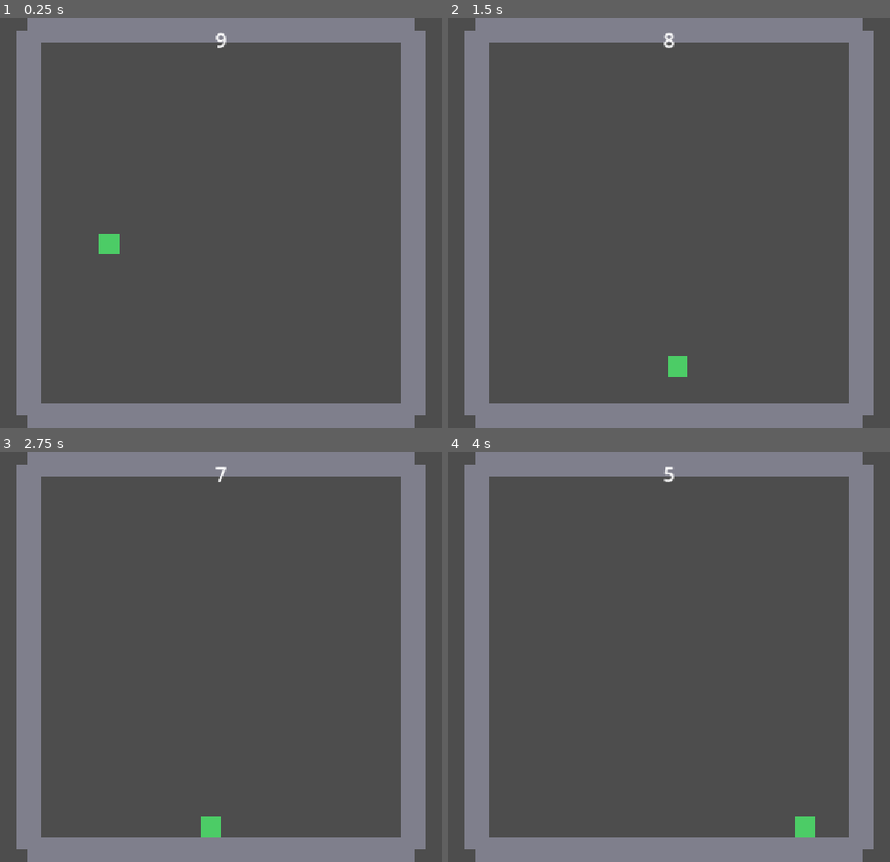
Above: before the commit, frames 1-4 (two rows, left to right).
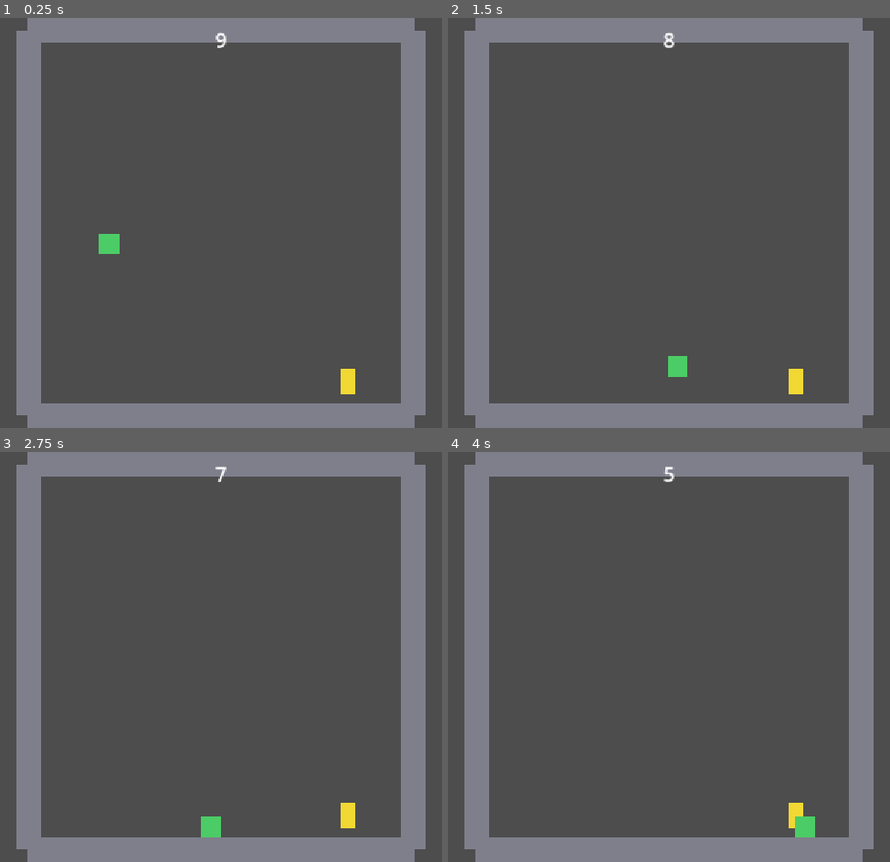
Above: after the commit, the same moments.

Repository: swan-eternal/clockwork
Game: Godot game, scene res://scenes/main.tscn
Same seed, same stepped clock (60 frames per second), same inputs: the game is played once before the commit and once after it.
Inputs:
- Up to frame 1 (0.25 s): no input
- Up to frame 2 (1.5 s): tap Enter (ui_accept) at 0.5, 0.77 s; hold Right (ui_right) from 0.53 s (still down)
- Up to frame 3 (2.75 s): tap Enter (ui_accept) at 1.52 s; release Right (ui_right) at 2.03 s; hold Left (ui_left) from 2.03 s (still down)
- Up to frame 4 (4 s): release Left (ui_left) at 2.78 s; hold Right (ui_right) from 2.78 s (still down); tap Enter (ui_accept) at 3.02, 3.77 s

The runs differ from the first frame. In frame 1, 0.2% of the frame differs, in the area x 77-81%, y 85-92%; in frame 2, 0.2%; in frame 3, 0.2%; in frame 4, 0.2%.

Commit message:
Refactor: rename Walls wrapper to RotatingLevelComponents + wire Flag in
The rotating container now holds everything that should rotate by
default — walls, Flag, future TileMapLayer, spikes, platforms,
decorations. The pattern: anything that's 'part of the level' is a
child of RotatingLevelComponents; anything that stays put (Player,
ClockUI, future Camera2D) is a sibling.

Renames:
  - scripts/walls.gd -> scripts/rotating_level_components.gd
  - 'Walls' node -> 'RotatingLevelComponents' node in main.tscn
  - 4 wall child parent paths updated
  - ext_resource id '3_walls' -> '3_rlc'
  - Header doc updated to describe the new role

Additions:
  - Flag is now an instance under RotatingLevelComponents at local
    (200, 250), so it rotates with the world (not static in world
    space). World position is (776, 574) at rest — within the play
    area, reachable by the player.
  - flag.tscn ext_resource added (id '4_flag')

README updated to document the rotating-by-default pattern and the
'if a future need arises, StationaryLevelComponents subgroup'
forward plan. No behavior change beyond the rename + Flag wiring.

Diff:
--- a/scenes/main.tscn
+++ b/scenes/main.tscn
@@ -1,8 +1,9 @@
-[gd_scene load_steps=4 format=3]
+[gd_scene load_steps=5 format=3]
 
 [ext_resource type="PackedScene" path="res://scenes/player.tscn" id="1_player"]
 [ext_resource type="PackedScene" path="res://scenes/clock_ui.tscn" id="2_clock"]
-[ext_resource type="Script" path="res://scripts/walls.gd" id="3_walls"]
+[ext_resource type="Script" path="res://scripts/rotating_level_components.gd" id="3_rlc"]
+[ext_resource type="PackedScene" path="res://scenes/flag.tscn" id="4_flag"]
 
 [sub_resource type="RectangleShape2D" id="RectangleShape2D_wall_h"]
 size = Vector2(608, 40)
@@ -12,49 +13,52 @@
 
 [node name="Main" type="Node2D"]
 
-[node name="Walls" type="Node2D" parent="."]
+[node name="RotatingLevelComponents" type="Node2D" parent="."]
 position = Vector2(576, 324)
-script = ExtResource("3_walls")
+script = ExtResource("3_rlc")
 
-[node name="Top" type="StaticBody2D" parent="Walls"]
+[node name="Top" type="StaticBody2D" parent="RotatingLevelComponents"]
 position = Vector2(0, -304)
 
-[node name="CollisionShape2D" type="CollisionShape2D" parent="Walls/Top"]
+[node name="CollisionShape2D" type="CollisionShape2D" parent="RotatingLevelComponents/Top"]
 shape = SubResource("RectangleShape2D_wall_h")
 
-[node name="Visual" type="Polygon2D" parent="Walls/Top"]
+[node name="Visual" type="Polygon2D" parent="RotatingLevelComponents/Top"]
 color = Color(0.5, 0.5, 0.55, 1)
 polygon = PackedVector2Array(-304, -20, 304, -20, 304, 20, -304, 20)
 
-[node name="Bottom" type="StaticBody2D" parent="Walls"]
+[node name="Bottom" type="StaticBody2D" parent="RotatingLevelComponents"]
 position = Vector2(0, 304)
 
-[node name="CollisionShape2D" type="CollisionShape2D" parent="Walls/Bottom"]
+[node name="CollisionShape2D" type="CollisionShape2D" parent="RotatingLevelComponents/Bottom"]
 shape = SubResource("RectangleShape2D_wall_h")
 
-[node name="Visual" type="Polygon2D" parent="Walls/Bottom"]
+[node name="Visual" type="Polygon2D" parent="RotatingLevelComponents/Bottom"]
 color = Color(0.5, 0.5, 0.55, 1)
 polygon = PackedVector2Array(-304, -20, 304, -20, 304, 20, -304, 20)
 
-[node name="Left" type="StaticBody2D" parent="Walls"]
+[node name="Left" type="StaticBody2D" parent="RotatingLevelComponents"]
 position = Vector2(-304, 0)
 
-[node name="CollisionShape2D" type="CollisionShape2D" parent="Walls/Left"]
+[node name="CollisionShape2D" type="CollisionShape2D" parent="RotatingLevelComponents/Left"]
 shape = SubResource("RectangleShape2D_wall_v")
 
-[node name="Visual" type="Polygon2D" parent="Walls/Left"]
+[node name="Visual" type="Polygon2D" parent="RotatingLevelComponents/Left"]
 color = Color(0.5, 0.5, 0.55, 1)
 polygon = PackedVector2Array(-20, -304, 20, -304, 20, 304, -20, 304)
 
-[node name="Right" type="StaticBody2D" parent="Walls"]
+[node name="Right" type="StaticBody2D" parent="RotatingLevelComponents"]
 position = Vector2(304, 0)
 
-[node name="CollisionShape2D" type="CollisionShape2D" parent="Walls/Right"]
+[node name="CollisionShape2D" type="CollisionShape2D" parent="RotatingLevelComponents/Right"]
 shape = SubResource("RectangleShape2D_wall_v")
 
-[node name="Visual" type="Polygon2D" parent="Walls/Right"]
+[node name="Visual" type="Polygon2D" parent="RotatingLevelComponents/Right"]
 color = Color(0.5, 0.5, 0.55, 1)
 polygon = PackedVector2Array(-20, -304, 20, -304, 20, 304, -20, 304)
+
+[node name="Flag" parent="RotatingLevelComponents" instance=ExtResource("4_flag")]
+position = Vector2(200, 250)
 
 [node name="Player" parent="." instance=ExtResource("1_player")]
 position = Vector2(400, 324)
--- a/scripts/walls.gd
+++ b/scripts/rotating_level_components.gd
@@ -1,9 +1,11 @@
 extends Node2D
 ##
-## Walls wrapper for Clockwork — rotates 90° per clock tick (every
-## time ClockUI emits countdown_zero). Player and ClockUI are NOT
-## children of this node, so they stay in world / screen space —
-## the world tumbles around them, not the other way around.
+## RotatingLevelComponents wrapper for Clockwork — rotates 90°
+## every time ClockUI emits countdown_zero. Everything that should
+## be part of the rotating level (walls, TileMapLayer, flag, spikes,
+## platforms, decorations) goes as a CHILD of this node, so it spins
+## together. Player, ClockUI, and (eventual) Camera2D stay siblings
+## at the root so they don't rotate.
 ##
 
 # Angular speed for the level rotation, in degrees per second.
@@ -13,7 +15,7 @@
 
 func _ready() -> void:
 	# Wire to the ClockUI's countdown_zero signal. ClockUI is a sibling
-	# of Walls under Main, so we go up one level and over.
+	# of RotatingLevelComponents under Main, so we go up one level and over.
 	var clock := get_parent().get_node_or_null("ClockUI")
 	if clock and clock.has_signal("countdown_zero"):
 		clock.countdown_zero.connect(_on_countdown_zero)
Not shown, added: scripts/flag.gd.uid
Not shown, removed: scripts/walls.gd.uid
Not shown, changed: README.md
